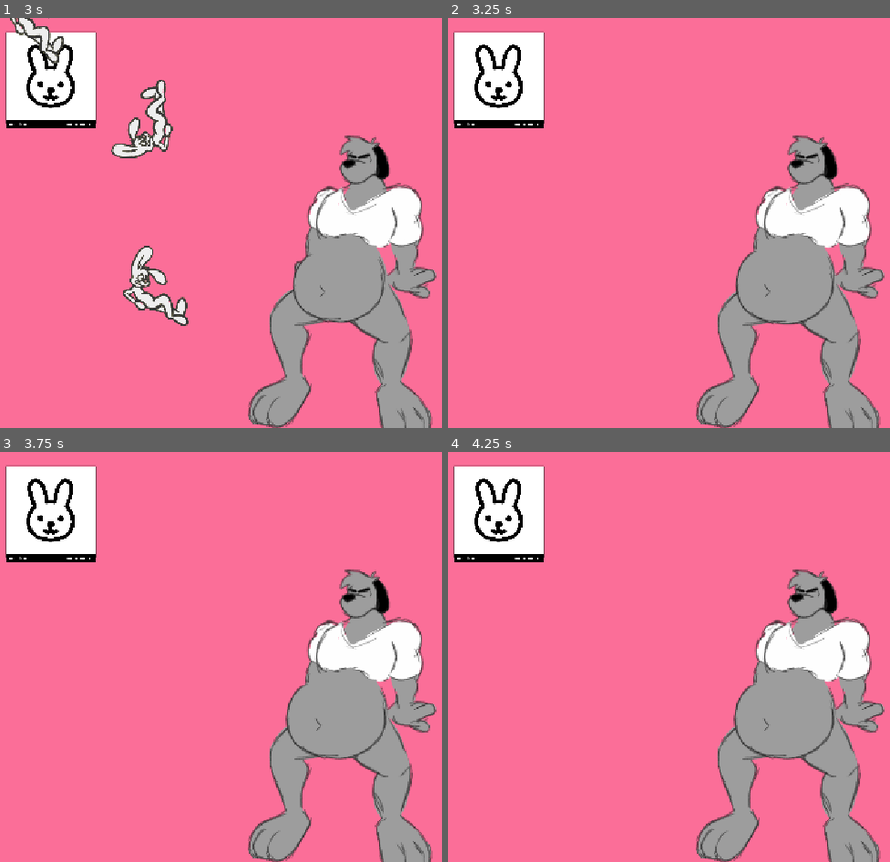
Above: before the commit, frames 1-4 (two rows, left to right).
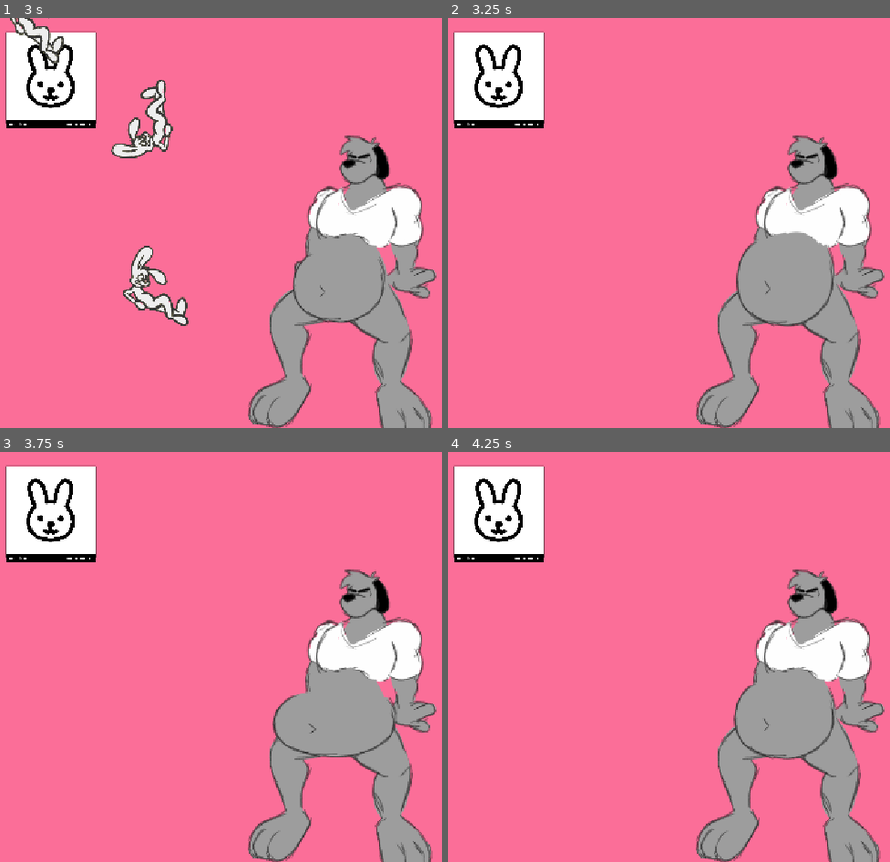
Above: after the commit, the same moments.

Repository: HellsStudios/character_feeder
Game: Godot game, scene res://scenes/main.tscn
The game is run twice, just before and just after one commit, with the same random seed, the same clock (stepped at 60 frames per second) and the same inputs.
Inputs (mouse positions are in pixels of both pictures, inside the frame that each line leads up to):
- Up to frame 1 (3 s): click (48, 79) at 0.5 s; click (48, 79) at 1.25 s; click (48, 79) at 2 s; tap Enter at 2.75 s; drag from (57, 333) to (358, 182) at 2.77 s
- Up to frame 2 (3.25 s): no input
- Up to frame 3 (3.75 s): drag from (212, 677) to (358, 616) at 3.52 s
- Up to frame 4 (4.25 s): no input

Frame 1 is identical in both runs. In frame 2, 0.5% of the frame differs, in the area x 64-88%, y 52-76%; in frame 3, 0.8%, in the area x 61-90%, y 56-76%; in frame 4, nothing differs.

Commit message:
Belly bounce animation on edible eaten

Diff:
--- /dev/null
+++ b/scenes/belly_wobble.gdshader
@@ -0,0 +1,10 @@
+shader_type canvas_item;
+
+uniform float skew_amount = 1.0;
+uniform float progress = 0.5;
+
+void vertex() {
+    float skew = sin(progress * 3.14159265) * skew_amount;
+
+    VERTEX.x += VERTEX.y * skew;
+}
--- a/scenes/predator.gd
+++ b/scenes/predator.gd
@@ -2,6 +2,7 @@
 
 @onready var belly = $Belly
 @onready var body_animation_player = $BodyAnimationPlayer
+@onready var belly_animation_player = $BellyAnimationPlayer
 
 var belly_increase : float = 0.08
 
@@ -15,6 +16,7 @@
 
 
 func increase_belly_size():
+	belly_animation_player.play("belly_enlarge")
 	var current_scale : Vector2 = belly.scale
 	var increased_x = current_scale.x + 0.1
 	var increased_y = current_scale.y + 0.1
--- a/scenes/predator.tscn
+++ b/scenes/predator.tscn
@@ -61,47 +61,35 @@
 }
 
 [sub_resource type="Animation" id="Animation_koidv"]
-length = 0.001
+step = 0.05
 tracks/0/type = "value"
 tracks/0/imported = false
 tracks/0/enabled = true
 tracks/0/path = NodePath("Belly/BellySprite:scale")
-tracks/0/interp = 1
+tracks/0/interp = 2
 tracks/0/loop_wrap = true
 tracks/0/keys = {
-"times": PackedFloat32Array(0),
-"transitions": PackedFloat32Array(1),
+"times": PackedFloat32Array(0, 0.2, 0.5, 1),
+"transitions": PackedFloat32Array(1, 1, 1, 1),
 "update": 0,
-"values": [Vector2(1, 1)]
-}
-tracks/1/type = "value"
-tracks/1/imported = false
-tracks/1/enabled = true
-tracks/1/path = NodePath("Sprite2D:frame")
-tracks/1/interp = 1
-tracks/1/loop_wrap = true
-tracks/1/keys = {
-"times": PackedFloat32Array(0),
-"transitions": PackedFloat32Array(1),
-"update": 1,
-"values": [0]
+"values": [Vector2(1, 1), Vector2(1, 1.3), Vector2(1.3, 0.8), Vector2(1, 1)]
 }
 
 [sub_resource type="Animation" id="Animation_q77xh"]
 resource_name = "belly_enlarge"
-length = 0.4
+length = 0.8
 step = 0.1
 tracks/0/type = "value"
 tracks/0/imported = false
 tracks/0/enabled = true
 tracks/0/path = NodePath("Belly/BellySprite:scale")
-tracks/0/interp = 1
+tracks/0/interp = 2
 tracks/0/loop_wrap = true
 tracks/0/keys = {
-"times": PackedFloat32Array(0, 0.4),
-"transitions": PackedFloat32Array(1, 1),
+"times": PackedFloat32Array(0, 0.2, 0.5, 0.8),
+"transitions": PackedFloat32Array(1, 1, 1, 1),
 "update": 0,
-"values": [Vector2(1, 1), Vector2(1.2, 1.2)]
+"values": [Vector2(1, 1), Vector2(1, 1.3), Vector2(1.3, 0.8), Vector2(1, 1)]
 }
 
 [sub_resource type="AnimationLibrary" id="AnimationLibrary_voa5e"]
Not shown, added: scenes/belly_wobble.gdshader.uid
